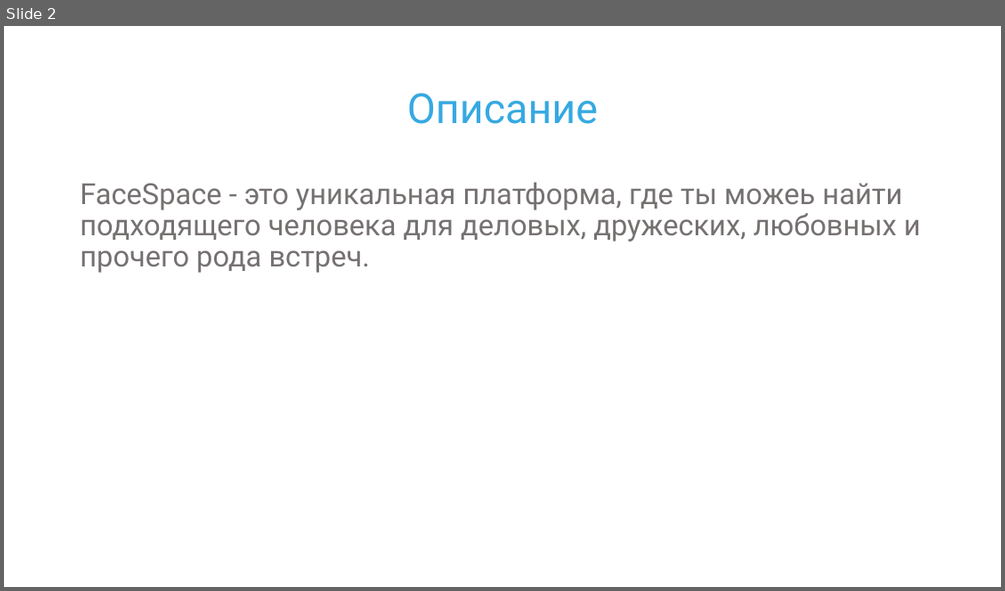
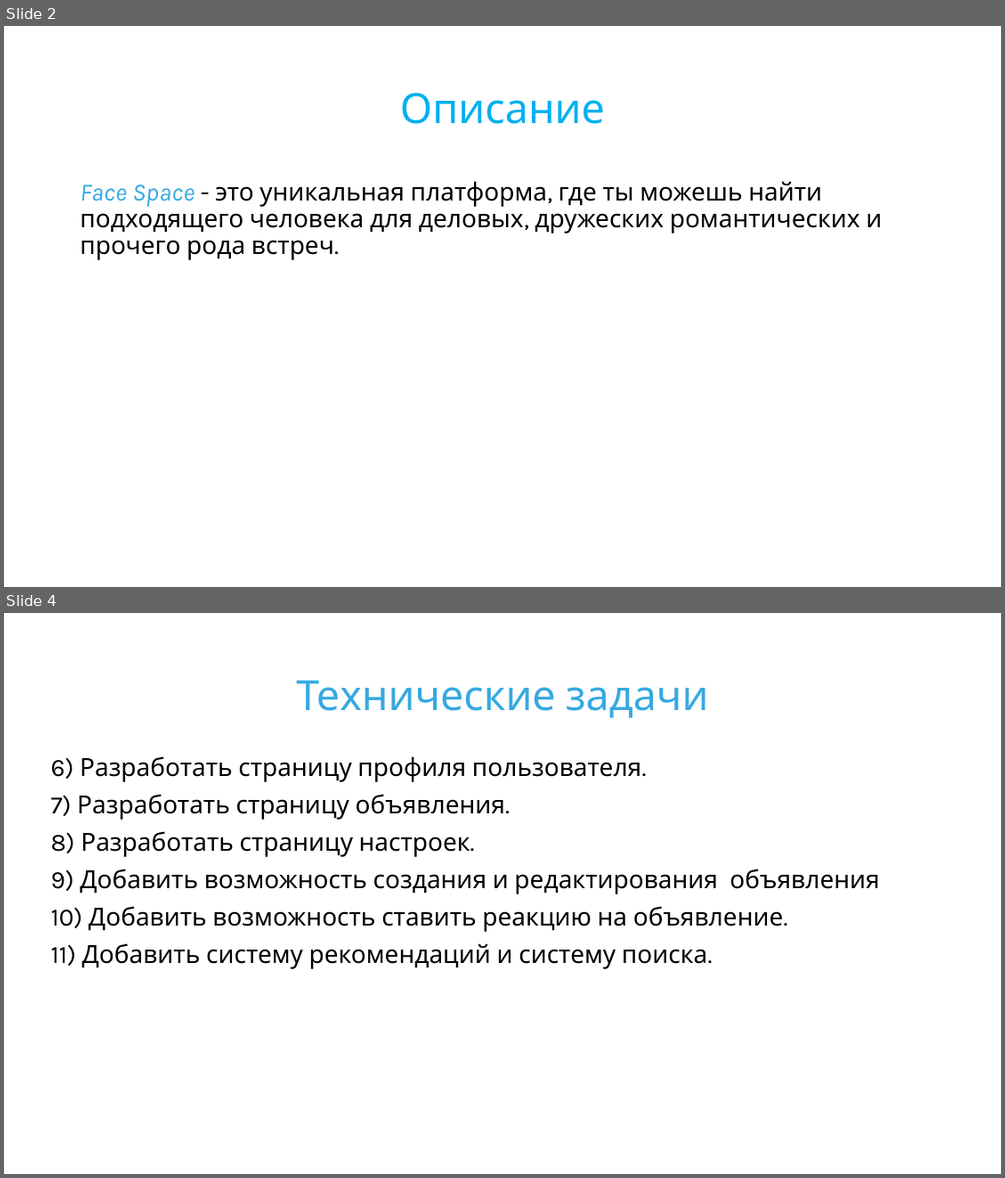
Before and after one commit to IT-novichok/FaceSpace, a slide deck: config/presentation.pptx. Shown one above the other, each under a label of ours: slide 2 before the commit, slides 2 and 4 after it; the slides between them are not shown. The pictures are 1005x591 and 1005x1178 pixels, drawn with LibreOffice and Linux fonts; fonts in the diff are those of the drawing. Boxes give left, top, right and bottom in pixels: in the first picture for what was removed or moved away, otherwise in the second. Text is boxed around its words. In the diff, an @@ line names an element or a change of style, - is before the commit and + after.

```diff
--- a/config/presentation.pptx
+++ b/config/presentation.pptx
@@ slide 4 added at (4, 613, 1001, 1174), background #FFFFFF @@
@@ title added at (296, 680, 709, 718), 40 pt, text #36A9E1 @@
+Технические задачи
@@ text added at (51, 756, 879, 969), 24 pt, text #000000 @@
+6) Разработать страницу профиля пользователя.
+7) Разработать страницу объявления.
+8) Разработать страницу настроек.
+9) Добавить возможность создания и редактирования объявления
+10) Добавить возможность ставить реакцию на объявление.
+11) Добавить систему рекомендаций и систему поиска.
@@ slide 2 changed as well @@
@@ title "Описание" at (400, 93, 605, 124): font Roboto to Karla, text colour #36A9E1 to #00B0F0 @@
@@ text at (80, 181, 882, 260): text changed; size 28 to 24 pt; font Roboto to Karla; text colour #767171 to #000000 @@
-FaceSpace - это уникальная платформа, где ты можеь найти подходящего человека для деловых, дружеских, любовных и прочего рода встреч.
+Face Space - это уникальная платформа, где ты можешь найти подходящего человека для деловых, дружеских романтических и прочего рода встреч.
```
Also in this commit, not shown: 1 other slide changed, 6 other slides added, 17 other files.
